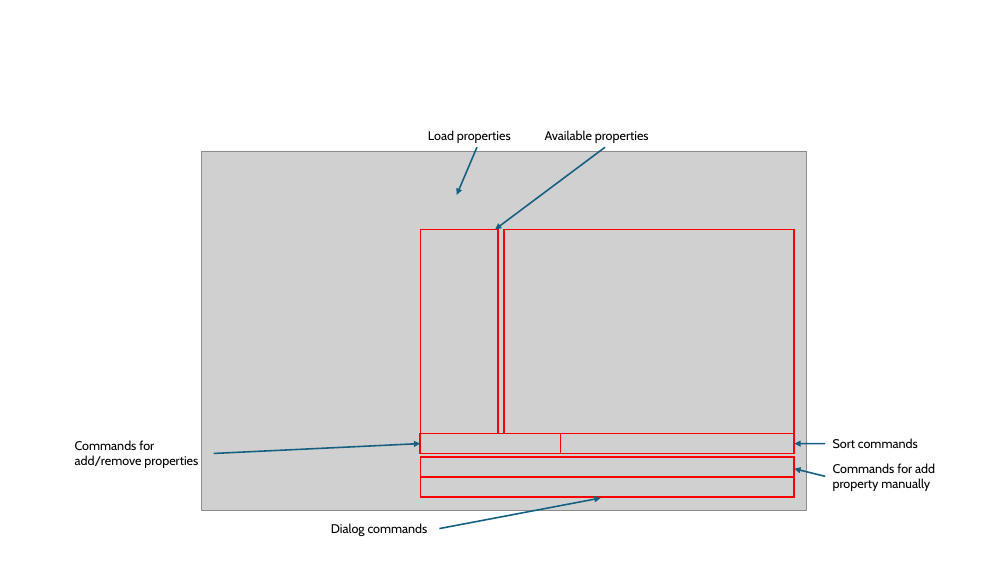
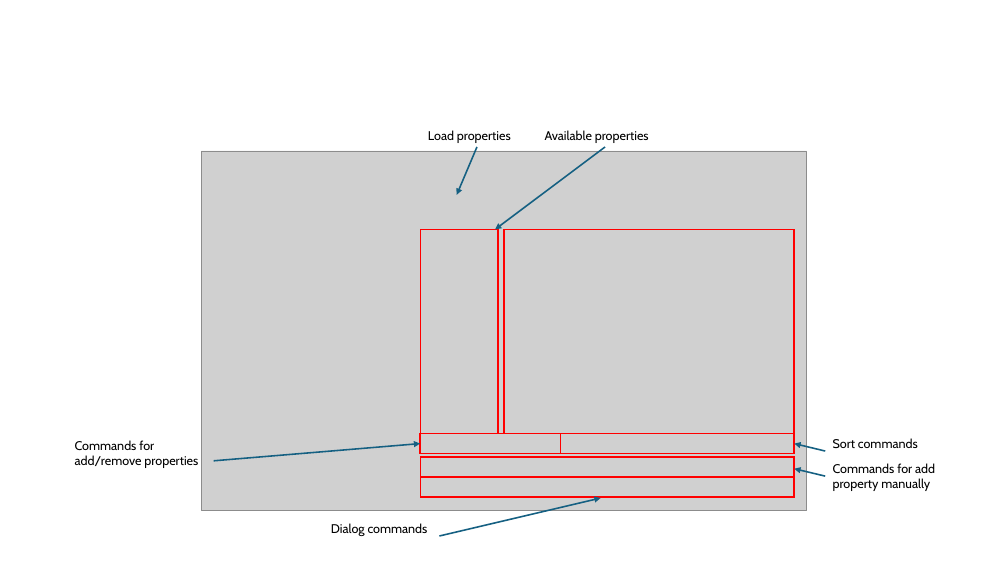
Before and after one commit to APEbbers/BillOfMaterials-WB, a slide deck: slide 3 of Wiki pictures.odp. Drawn at 1008x567 pixels with LibreOffice and Linux fonts; fonts in the diff are those of the drawing; grey boxes stand for pictures. Boxes give left, top, right and bottom in pixels: in the first picture for what was removed or moved away, otherwise in the second. Text is boxed around its words. In the diff, an @@ line names an element or a change of style, - is before the commit and + after.

```diff
--- a/Wiki pictures.odp
+++ b/Wiki pictures.odp
@@ arrow moved from (214, 454) - (420, 444) to (214, 461) - (420, 444) @@
@@ arrow moved from (826, 444) - (795, 444) to (826, 451) - (795, 444) @@
@@ arrow moved from (439, 529) - (600, 498) to (439, 536) - (600, 498) @@
```
Also in this commit, not shown: 2 other slides changed, 1 slide added, 2 other files.
